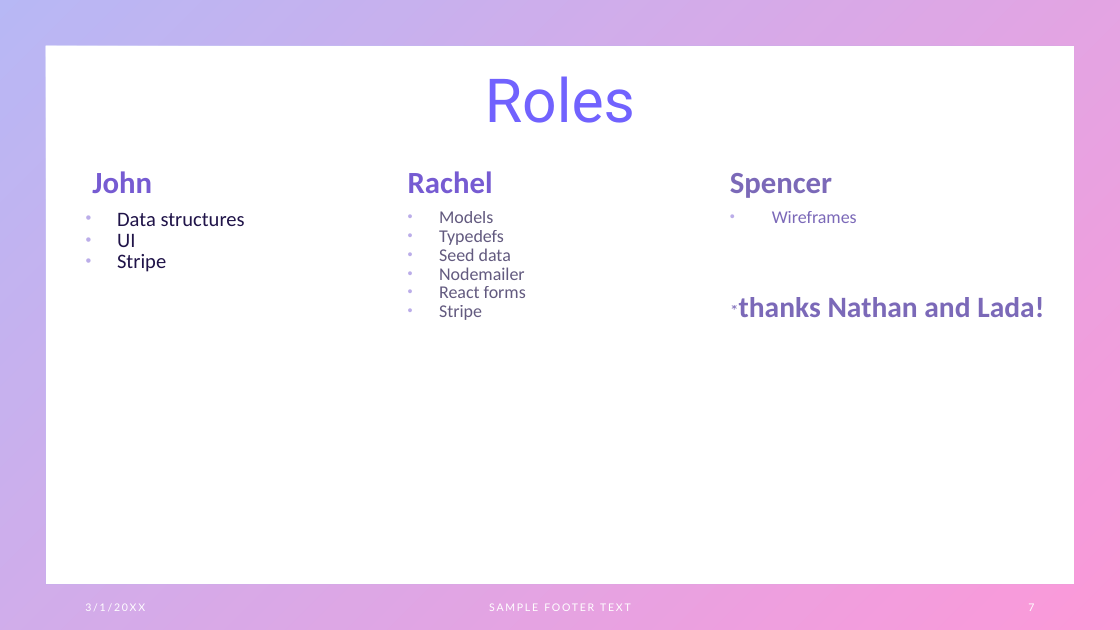
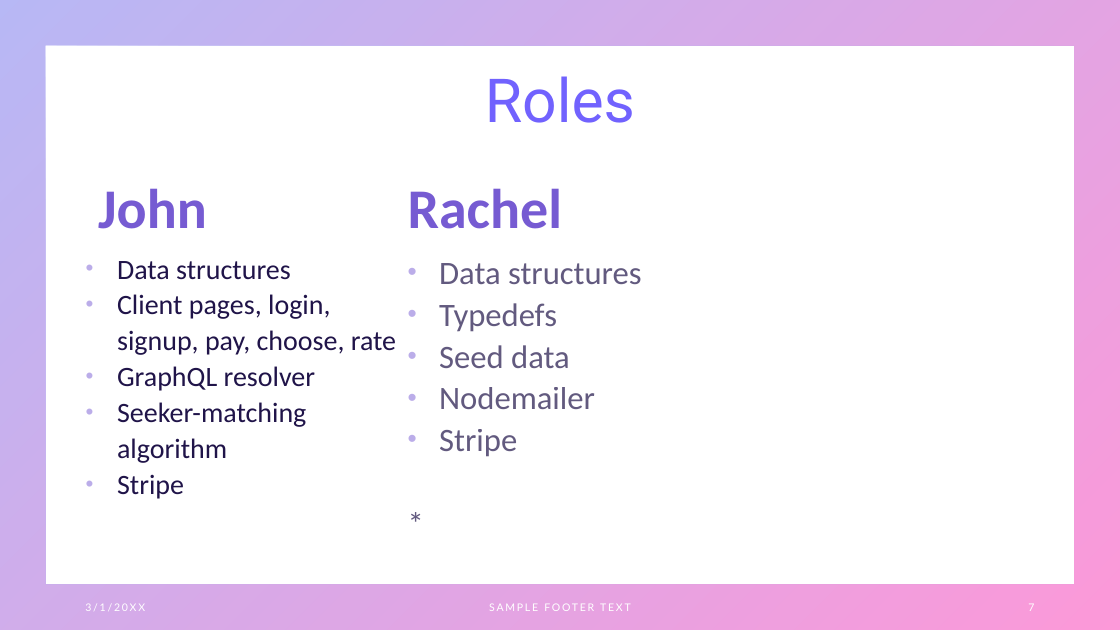
Before and after one commit to JohnSauter/Matchmaker, a slide deck: slide 7 of assets/Matchmaker Presentation.pptx. Drawn at 1120x630 pixels with LibreOffice and Linux fonts; fonts in the diff are those of the drawing. Boxes give left, top, right and bottom in pixels: in the first picture for what was removed or moved away, otherwise in the second. Text is boxed around its words. In the diff, an @@ line names an element or a change of style, - is before the commit and + after.

```diff
--- a/assets/Matchmaker Presentation.pptx
+++ b/assets/Matchmaker Presentation.pptx
@@ text at bbox=[730, 173, 1044, 317]: text changed; size 25.3 to 28 pt; text colour #442A9B at 70% opacity to #201449 at 70% opacity; bold off @@
-Spencer
-• Wireframes
-*thanks Nathan and Lada!
+*
@@ text at bbox=[98, 188, 595, 499]: size 26.4 to 48 pt in "John", "Rachel"; size 17.6 to 24 pt in "Data structures", "Stripe"; size 15.4 to 28 pt in "Typedefs", "Seed data", "Nodemailer", "Stripe"; line spacing 0.87 to 1.07; less space between paragraphs @@
@@ text at bbox=[439, 263, 642, 284]: text changed; size 15.4 to 28 pt @@
-• Models
+• Data structures
@@ text at bbox=[117, 294, 396, 463]: text changed; size 17.6 to 24 pt @@
-• UI
+• Client pages, login, signup, pay, choose, rate
+• GraphQL resolver
+• Seeker-matching algorithm
@@ text at bbox=[439, 286, 526, 298]: paragraph removed @@
-• React forms
```
Also in this commit, not shown: 1 other slide changed, 1 other file.
